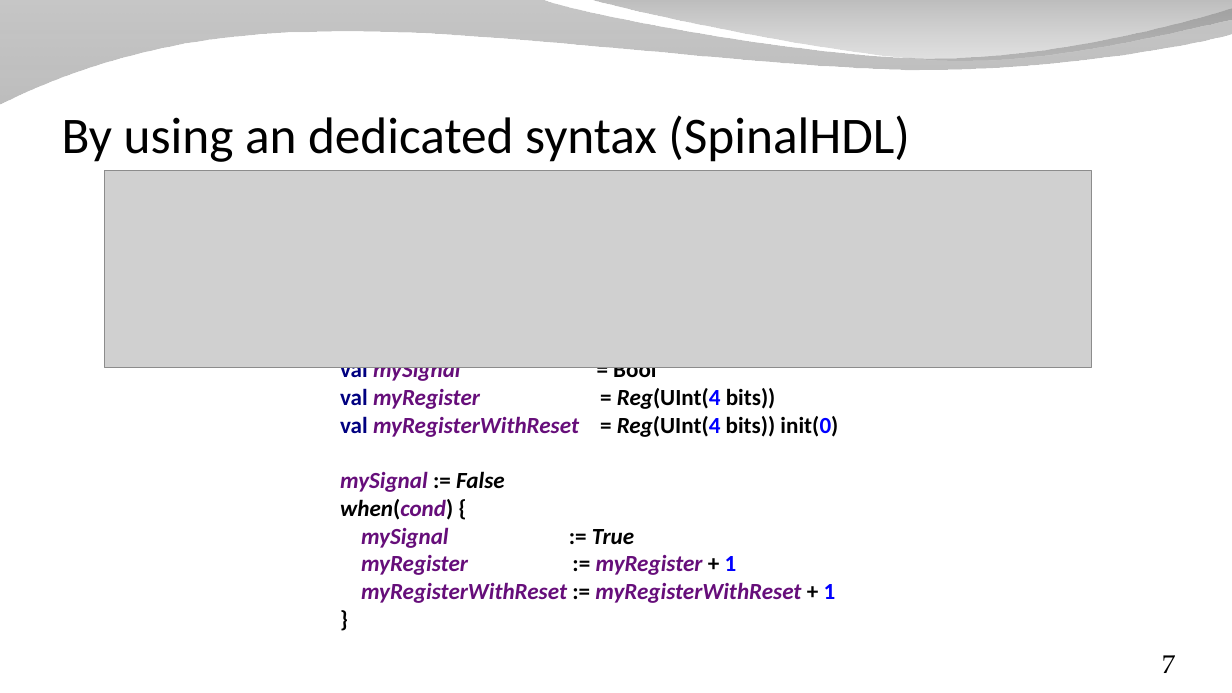
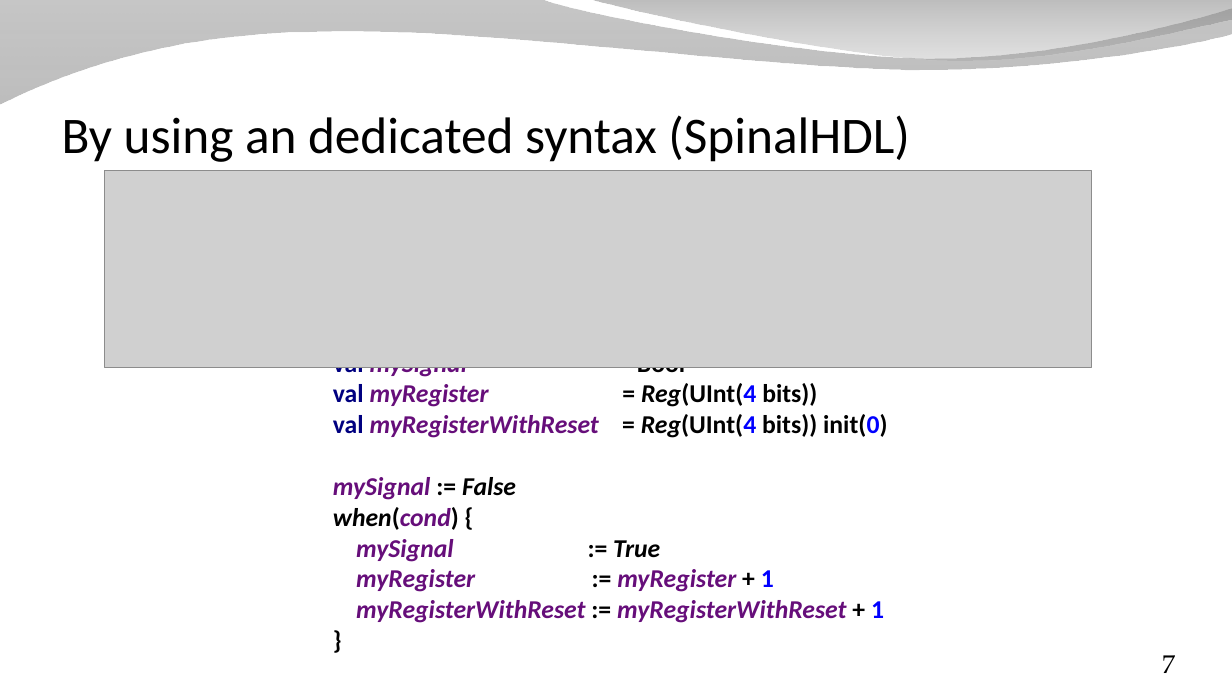
Before and after one commit to SpinalHDL/SpinalDoc, a slide deck: slide 7 of presentation/en/presentation_move_forward_short.odp. Drawn at 1232x693 pixels with LibreOffice and Linux fonts; fonts in the diff are those of the drawing; grey boxes stand for pictures; background and template pictures are left out. Boxes give left, top, right and bottom in pixels: in the first picture for what was removed or moved away, otherwise in the second. Text is boxed around its words. In the diff, an @@ line names an element or a change of style, - is before the commit and + after.

```diff
--- a/presentation/en/presentation_move_forward_short.odp
+++ b/presentation/en/presentation_move_forward_short.odp
@@ text "val mySignal = Bool val ...": place and size @@
-text "val mySignal = Bool val ..." at [340,367,838,603]
+text "val mySignal = Bool val ..." at [333,367,887,623]
@@ text "val mySignal = Bool val ..." at [333,367,887,623]: size 18 to 20 pt @@
```
Also in this commit, not shown: 11 other slides changed.
